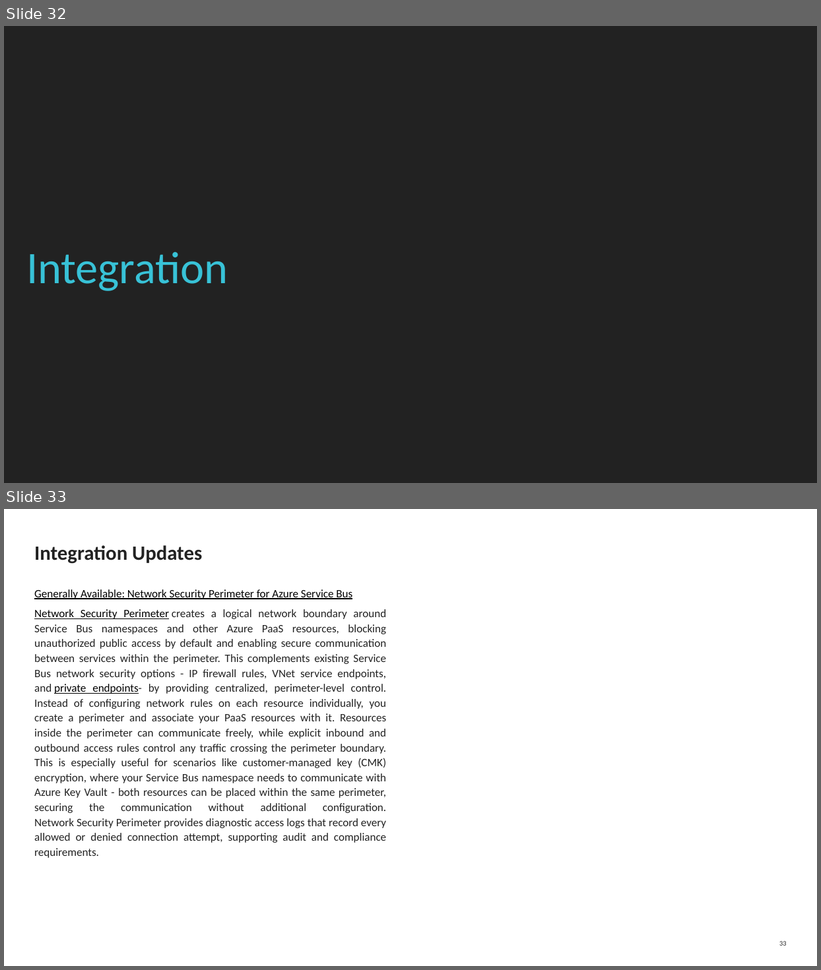
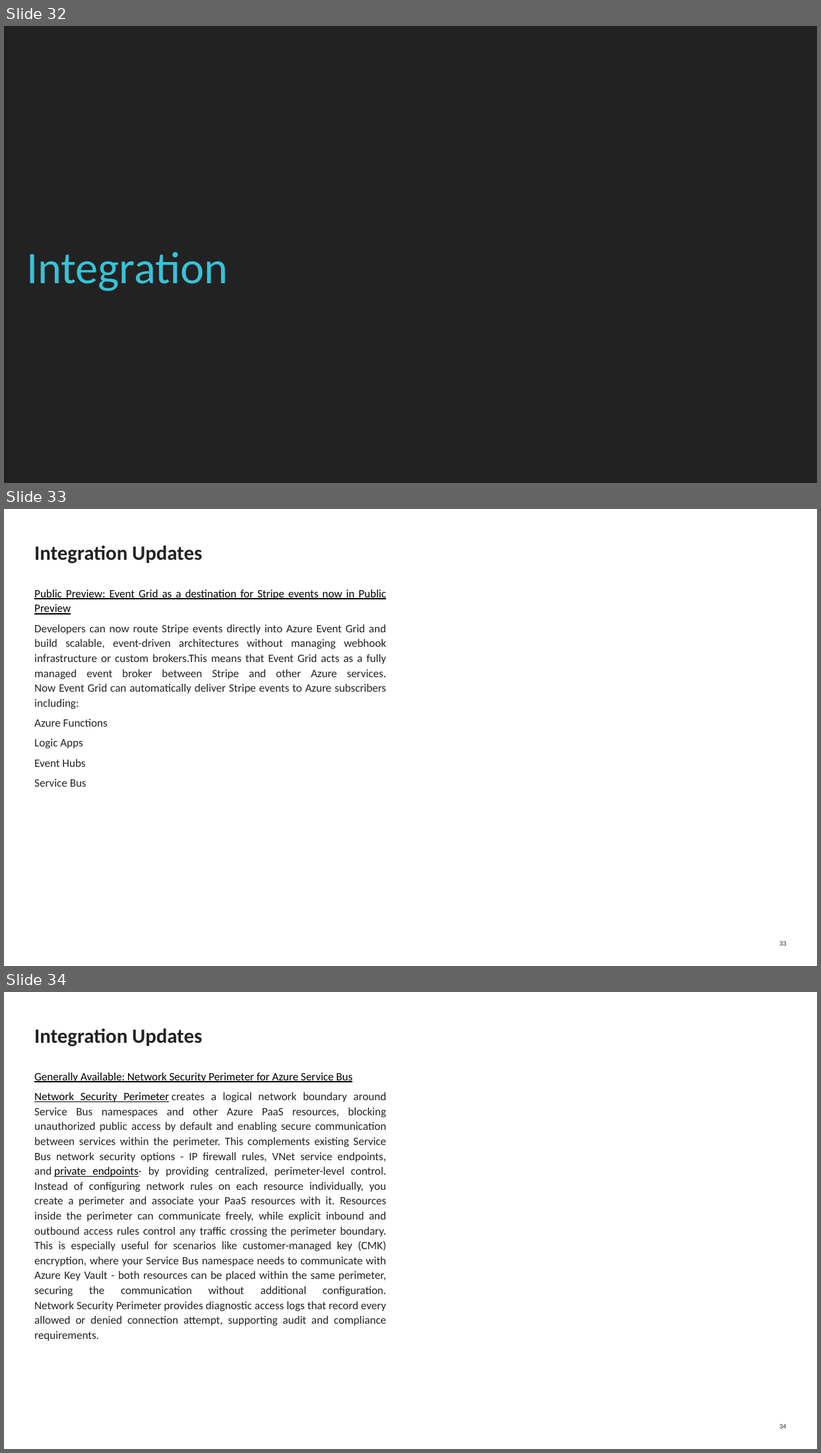
Before and after one commit to azureTimes/meetups, a slide deck: 00_presentation/2026/azureTimes201/AzureTimes_201.pptx. Shown one above the other, each under a label of ours: slides 32 and 33 before the commit, slides 32, 33 and 34 after it. The pictures are 821x970 and 821x1453 pixels, drawn with LibreOffice and Linux fonts; fonts in the diff are those of the drawing. Boxes give left, top, right and bottom in pixels: in the first picture for what was removed or moved away, otherwise in the second. Text is boxed around its words. In the diff, an @@ line names an element or a change of style, - is before the commit and + after.

Commit message:
Azure Times 201

```diff
--- a/00_presentation/2026/azureTimes201/AzureTimes_201.pptx
+++ b/00_presentation/2026/azureTimes201/AzureTimes_201.pptx
@@ slide 33 added at (4,509,817,966), background #FFFFFF; not listed: 1 template element that a slide beside it also shows @@
@@ title added at (34,545,202,564), 18 pt, text #222222, bold @@
+Integration Updates
@@ text added at (34,590,387,787), 10 pt, text #222222 @@
+Public Preview: Event Grid as a destination for Stripe events now in Public Preview
+Developers can now route Stripe events directly into Azure Event Grid and build scalable, event-driven architectures without managing webhook infrastructure or custom brokers.This means that Event Grid acts as a fully managed event broker between Stripe and other Azure services.
+Now Event Grid can automatically deliver Stripe events to Azure subscribers including:
+Azure Functions
+Logic Apps
+Event Hubs
+Service Bus
@@ what was slide 33 is now slide 34 @@
@@ page number at (780,1424,786,1429): text changed @@
-33
+34
```
